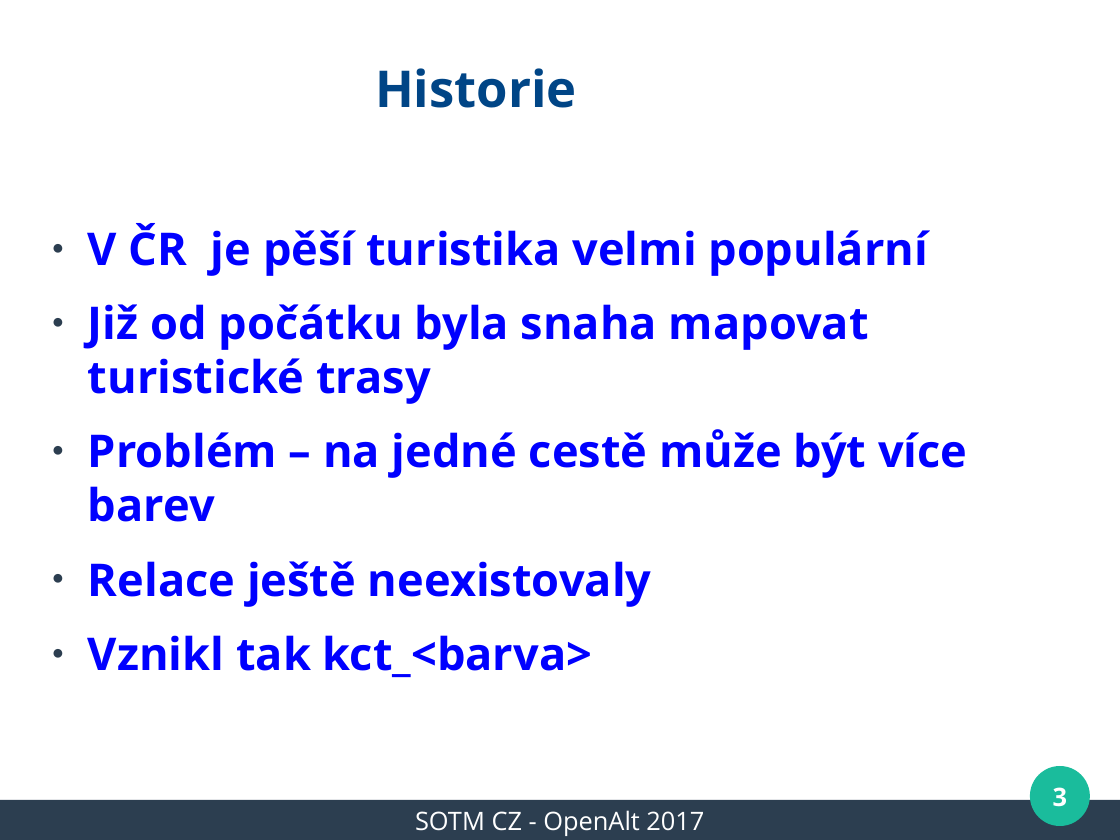
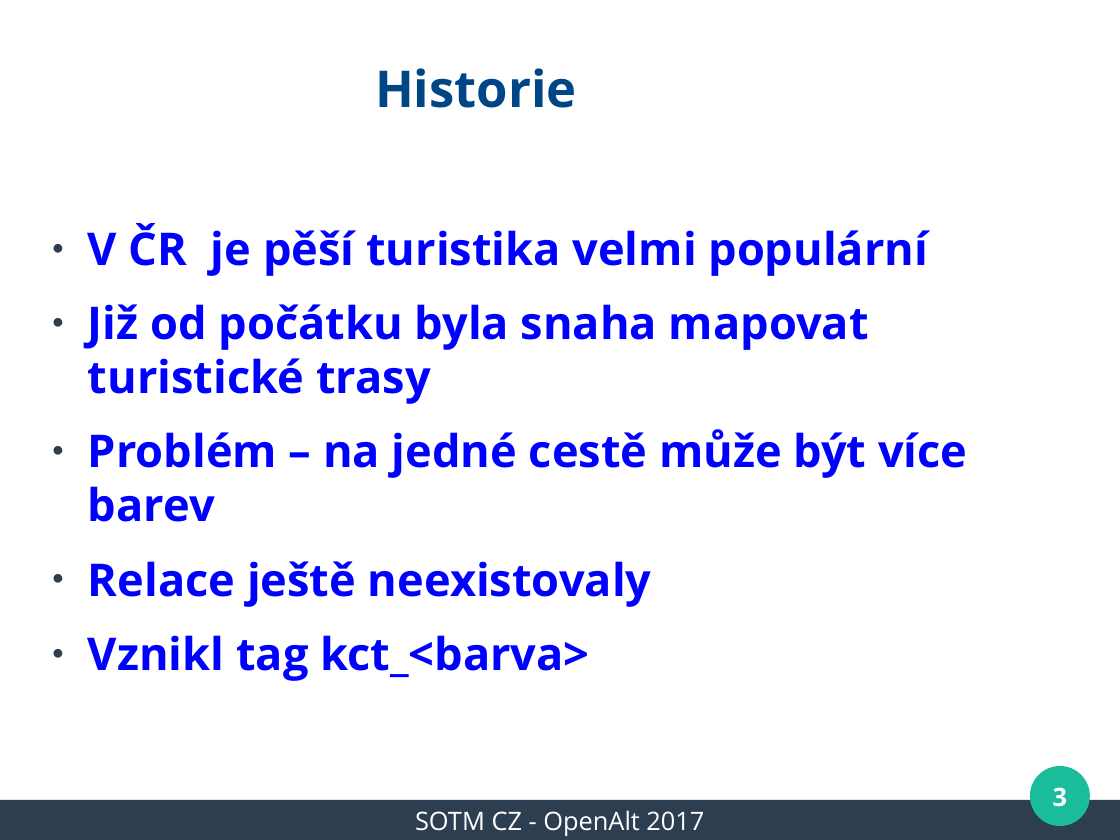
Before and after one commit to mkyral/osm, a slide deck: slide 3 of prezentace/SOTM_CZ_2017/mkyral_kct_barva.odp. Drawn at 1120x840 pixels with LibreOffice and Linux fonts; fonts in the diff are those of the drawing; background and template pictures are left out. Boxes give left, top, right and bottom in pixels: in the first picture for what was removed or moved away, otherwise in the second. Text is boxed around its words. In the diff, an @@ line names an element or a change of style, - is before the commit and + after.

Commit message:
Finalized mkyral_kct_barva.odp

```diff
--- a/prezentace/SOTM_CZ_2017/mkyral_kct_barva.odp
+++ b/prezentace/SOTM_CZ_2017/mkyral_kct_barva.odp
@@ text at <box>88,635,589,681</box>: text changed @@
-● Vznikl tak kct_<barva>
+● Vznikl tag kct_<barva>
```
Also in this commit, not shown: 1 other slide changed, 14 slides added.
